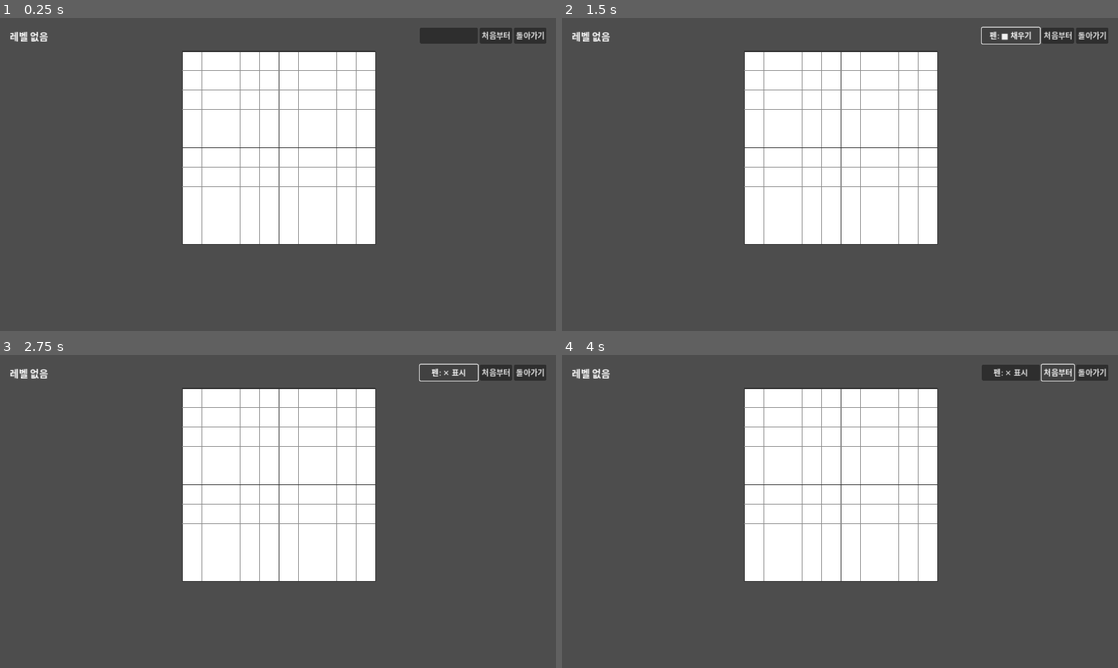
Above: before the commit, frames 1-4 (two rows, left to right).
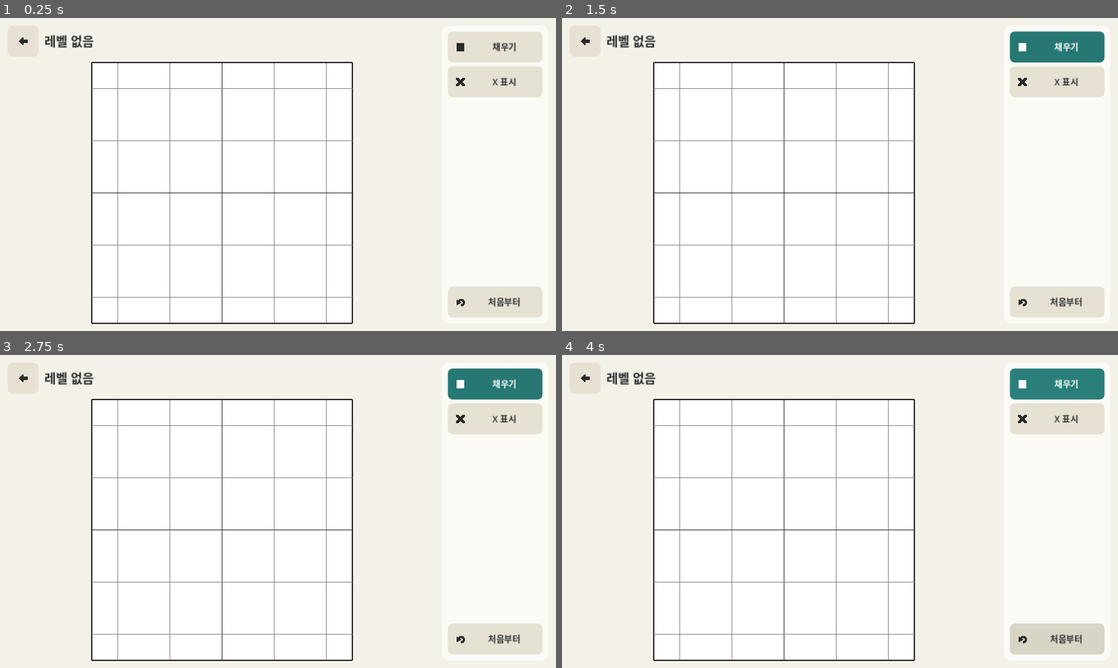
Above: after the commit, the same moments.

Repository: juooy/Nonogram
Game: Godot game, scene res://scenes/Game.tscn
Same seed, same stepped clock (60 frames per second), same inputs: the game is played once before the commit and once after it. This scene is started directly instead of the project's main scene.
Inputs (mouse positions are in pixels of both pictures, inside the frame that each line leads up to; where the layout moved, square brackets give the same spot in the first picture):
- Up to frame 1 (0.25 s): no input
- Up to frame 2 (1.5 s): click (1012, 36) at 0.52 s; click (1012, 36) at 1.25 s, where only the run before the commit has a clickable "펜: ✕ 표시"
- Up to frame 3 (2.75 s): click (450, 373) at 2 s, where only the run before the commit has a clickable "펜: ■ 채우기"
- Up to frame 4 (4 s): click (584, 376) [1090, 373] at 2.75 s; click "처음부터" at 3.5 s

The runs differ from the first frame. In frame 1, 80% of the frame differs, in the area x 0-100%, y 0-100%; in frame 2, 80%; in frame 3, 80%; in frame 4, 80%.

Commit message:
feat(ui): Game 화면 세로 도구 패널 + 펜 세그먼트 + 테마
- 오른쪽 패널: 채우기/X 표시 세그먼트(ButtonGroup, 선택 쪽 ACCENT), 처음부터
- 헤더: 뒤로 아이콘 + 레벨 제목, 보드는 Board 컴포넌트로 화면 맞춤
- 클리어 패널: 종이 톤 패널, ACCENT 제목, 64px 버튼

Co-Authored-By: Claude Opus 5 <noreply@anthropic.com>

Diff:
--- a/scenes/Game.tscn
+++ b/scenes/Game.tscn
@@ -1,8 +1,13 @@
-[gd_scene load_steps=4 format=3]
+[gd_scene load_steps=8 format=3]
 
 [ext_resource type="Script" path="res://scripts/GameScene.gd" id="1"]
-[ext_resource type="Script" path="res://scripts/NGrid.gd" id="2"]
-[ext_resource type="Script" path="res://scripts/HintBar.gd" id="3"]
+[ext_resource type="PackedScene" path="res://scenes/ui/Board.tscn" id="2"]
+[ext_resource type="Texture2D" path="res://assets/icons/back.png" id="3"]
+[ext_resource type="Texture2D" path="res://assets/icons/fill.png" id="4"]
+[ext_resource type="Texture2D" path="res://assets/icons/mark.png" id="5"]
+[ext_resource type="Texture2D" path="res://assets/icons/retry.png" id="6"]
+
+[sub_resource type="ButtonGroup" id="pen_group"]
 
 [node name="Game" type="Control"]
 layout_mode = 3
@@ -16,72 +21,90 @@
 anchors_preset = 15
 anchor_right = 1.0
 anchor_bottom = 1.0
-color = Color(0.3, 0.3, 0.3, 1)
+color = Color(0.956863, 0.945098, 0.909804, 1)
 
 [node name="MarginContainer" type="MarginContainer" parent="."]
 layout_mode = 1
 anchors_preset = 15
 anchor_right = 1.0
 anchor_bottom = 1.0
-theme_override_constants/margin_left = 20
-theme_override_constants/margin_top = 20
-theme_override_constants/margin_right = 20
-theme_override_constants/margin_bottom = 20
+theme_override_constants/margin_left = 16
+theme_override_constants/margin_top = 16
+theme_override_constants/margin_right = 16
+theme_override_constants/margin_bottom = 16
 
-[node name="VBox" type="VBoxContainer" parent="MarginContainer"]
+[node name="HBox" type="HBoxContainer" parent="MarginContainer"]
+layout_mode = 2
+theme_override_constants/separation = 16
+
+[node name="Main" type="VBoxContainer" parent="MarginContainer/HBox"]
+layout_mode = 2
+size_flags_horizontal = 3
+theme_override_constants/separation = 8
+
+[node name="Header" type="HBoxContainer" parent="MarginContainer/HBox/Main"]
 layout_mode = 2
 theme_override_constants/separation = 12
 
-[node name="TopBar" type="HBoxContainer" parent="MarginContainer/VBox"]
+[node name="BackBtn" type="Button" parent="MarginContainer/HBox/Main/Header"]
+unique_name_in_owner = true
+custom_minimum_size = Vector2(64, 64)
 layout_mode = 2
+icon = ExtResource("3")
+icon_alignment = 1
 
-[node name="TitleLabel" type="Label" parent="MarginContainer/VBox/TopBar"]
+[node name="TitleLabel" type="Label" parent="MarginContainer/HBox/Main/Header"]
+unique_name_in_owner = true
 layout_mode = 2
-theme_override_font_sizes/font_size = 20
+theme_override_font_sizes/font_size = 26
 
-[node name="Spacer" type="Control" parent="MarginContainer/VBox/TopBar"]
-layout_mode = 2
-size_flags_horizontal = 3
-
-[node name="PenBtn" type="Button" parent="MarginContainer/VBox/TopBar"]
-layout_mode = 2
-custom_minimum_size = Vector2(120, 0)
-
-[node name="RetryBtn" type="Button" parent="MarginContainer/VBox/TopBar"]
-layout_mode = 2
-text = "처음부터"
-
-[node name="BackBtn" type="Button" parent="MarginContainer/VBox/TopBar"]
-layout_mode = 2
-text = "돌아가기"
-
-[node name="GridArea" type="ScrollContainer" parent="MarginContainer/VBox"]
+[node name="BoardArea" type="CenterContainer" parent="MarginContainer/HBox/Main"]
+unique_name_in_owner = true
 layout_mode = 2
 size_flags_vertical = 3
 
-[node name="Board" type="GridContainer" parent="MarginContainer/VBox/GridArea"]
-layout_mode = 2
-size_flags_horizontal = 6
-theme_override_constants/h_separation = 4
-theme_override_constants/v_separation = 4
-columns = 2
-
-[node name="Corner" type="Control" parent="MarginContainer/VBox/GridArea/Board"]
+[node name="Board" parent="MarginContainer/HBox/Main/BoardArea" instance=ExtResource("2")]
+unique_name_in_owner = true
 layout_mode = 2
 
-[node name="ColHints" type="Control" parent="MarginContainer/VBox/GridArea/Board"]
+[node name="SidePanel" type="PanelContainer" parent="MarginContainer/HBox"]
+custom_minimum_size = Vector2(220, 0)
 layout_mode = 2
-script = ExtResource("3")
-axis = 1
 
-[node name="RowHints" type="Control" parent="MarginContainer/VBox/GridArea/Board"]
+[node name="Tools" type="VBoxContainer" parent="MarginContainer/HBox/SidePanel"]
+unique_name_in_owner = true
 layout_mode = 2
-script = ExtResource("3")
+theme_override_constants/separation = 8
 
-[node name="NGrid" type="Control" parent="MarginContainer/VBox/GridArea/Board"]
+[node name="FillBtn" type="Button" parent="MarginContainer/HBox/SidePanel/Tools"]
+unique_name_in_owner = true
+custom_minimum_size = Vector2(64, 64)
 layout_mode = 2
-script = ExtResource("2")
-mode = 0
+theme_type_variation = &"SegmentButton"
+toggle_mode = true
+button_group = SubResource("pen_group")
+text = "채우기"
+icon = ExtResource("4")
+
+[node name="MarkBtn" type="Button" parent="MarginContainer/HBox/SidePanel/Tools"]
+unique_name_in_owner = true
+custom_minimum_size = Vector2(64, 64)
+layout_mode = 2
+theme_type_variation = &"SegmentButton"
+toggle_mode = true
+button_group = SubResource("pen_group")
+text = "X 표시"
+icon = ExtResource("5")
+
+[node name="Spacer" type="Control" parent="MarginContainer/HBox/SidePanel/Tools"]
+layout_mode = 2
+size_flags_vertical = 3
+
+[node name="RetryBtn" type="Button" parent="MarginContainer/HBox/SidePanel/Tools"]
+custom_minimum_size = Vector2(64, 64)
+layout_mode = 2
+text = "처음부터"
+icon = ExtResource("6")
 
 [node name="ClearPanel" type="ColorRect" parent="."]
 visible = false
@@ -89,7 +112,7 @@
 anchors_preset = 15
 anchor_right = 1.0
 anchor_bottom = 1.0
-color = Color(0, 0, 0, 0.55)
+color = Color(0, 0, 0, 0.45)
 
 [node name="Center" type="CenterContainer" parent="ClearPanel"]
 layout_mode = 1
@@ -98,28 +121,34 @@
 anchor_bottom = 1.0
 
 [node name="Panel" type="PanelContainer" parent="ClearPanel/Center"]
+custom_minimum_size = Vector2(320, 0)
 layout_mode = 2
-custom_minimum_size = Vector2(280, 0)
 
 [node name="VBox" type="VBoxContainer" parent="ClearPanel/Center/Panel"]
 layout_mode = 2
 theme_override_constants/separation = 12
 
 [node name="ClearLabel" type="Label" parent="ClearPanel/Center/Panel/VBox"]
+unique_name_in_owner = true
 layout_mode = 2
-theme_override_font_sizes/font_size = 24
+theme_override_colors/font_color = Color(0.164706, 0.498039, 0.478431, 1)
+theme_override_font_sizes/font_size = 30
 horizontal_alignment = 1
 
 [node name="RetryBtn" type="Button" parent="ClearPanel/Center/Panel/VBox"]
+custom_minimum_size = Vector2(64, 64)
 layout_mode = 2
 text = "다시 하기"
+icon = ExtResource("6")
 
 [node name="BackBtn" type="Button" parent="ClearPanel/Center/Panel/VBox"]
+custom_minimum_size = Vector2(64, 64)
 layout_mode = 2
+theme_type_variation = &"AccentButton"
 text = "돌아가기"
+icon = ExtResource("3")
 
-[connection signal="pressed" from="MarginContainer/VBox/TopBar/PenBtn" to="." method="_on_pen_pressed"]
-[connection signal="pressed" from="MarginContainer/VBox/TopBar/RetryBtn" to="." method="_on_retry_pressed"]
-[connection signal="pressed" from="MarginContainer/VBox/TopBar/BackBtn" to="." method="_on_back_pressed"]
+[connection signal="pressed" from="MarginContainer/HBox/Main/Header/BackBtn" to="." method="_on_back_pressed"]
+[connection signal="pressed" from="MarginContainer/HBox/SidePanel/Tools/RetryBtn" to="." method="_on_retry_pressed"]
 [connection signal="pressed" from="ClearPanel/Center/Panel/VBox/RetryBtn" to="." method="_on_retry_pressed"]
 [connection signal="pressed" from="ClearPanel/Center/Panel/VBox/BackBtn" to="." method="_on_back_pressed"]
--- a/scripts/GameScene.gd
+++ b/scripts/GameScene.gd
@@ -3,43 +3,41 @@
 
 signal back_requested
 
-@onready var grid: NGrid = $MarginContainer/VBox/GridArea/Board/NGrid
-@onready var row_hints: HintBar = $MarginContainer/VBox/GridArea/Board/RowHints
-@onready var col_hints: HintBar = $MarginContainer/VBox/GridArea/Board/ColHints
-@onready var title_label: Label = $MarginContainer/VBox/TopBar/TitleLabel
-@onready var pen_btn: Button = $MarginContainer/VBox/TopBar/PenBtn
+@onready var board: Board = %Board
+@onready var grid: NGrid = board.grid
+@onready var board_area: Control = %BoardArea
+@onready var title_label: Label = %TitleLabel
+@onready var fill_btn: Button = %FillBtn
+@onready var mark_btn: Button = %MarkBtn
 @onready var clear_panel: Control = $ClearPanel
-@onready var clear_label: Label = $ClearPanel/Center/Panel/VBox/ClearLabel
+@onready var clear_label: Label = %ClearLabel
 
 var level: LevelData
 
 func _ready() -> void:
+	theme = AppTheme.get_theme()
 	grid.completed.connect(_on_completed)
+	fill_btn.toggled.connect(func(on: bool): if on: grid.pen = 1)
+	mark_btn.toggled.connect(func(on: bool): if on: grid.pen = 2)
+	board_area.resized.connect(_fit_board)
+	clear_panel.visible = false
 	if level == null:
 		title_label.text = "레벨 없음"
 		return
 	title_label.text = level.title
 	grid.mode = NGrid.Mode.PLAY
-	grid.cell_px = NGrid.cell_px_for(level.grid_size)
 	grid.load_level(level)
-	row_hints.cell_px = grid.cell_px
-	col_hints.cell_px = grid.cell_px
-	row_hints.set_hints(level.row_hints)
-	col_hints.set_hints(level.col_hints)
-	_update_pen_label()
-	clear_panel.visible = false
+	board.set_hints(level.row_hints, level.col_hints)
+	fill_btn.button_pressed = true
+	_fit_board()
+
+func _fit_board() -> void:
+	board.fit_to(board_area.size)
 
 func _on_completed() -> void:
 	grid.interactive = false
 	clear_label.text = "클리어!\n%s" % level.title
 	clear_panel.visible = true
-
-func _on_pen_pressed() -> void:
-	grid.pen = 2 if grid.pen == 1 else 1
-	_update_pen_label()
-
-func _update_pen_label() -> void:
-	pen_btn.text = "펜: ■ 채우기" if grid.pen == 1 else "펜: ✕ 표시"
 
 func _on_retry_pressed() -> void:
 	grid.reset_state()
--- a/tests/test_game.gd
+++ b/tests/test_game.gd
@@ -1,6 +1,5 @@
 extends "res://tests/test_case.gd"
 
-const BOARD := "MarginContainer/VBox/GridArea/Board/"
 const CELL := 40.0
 
 func _level(rows: Array, title := "테스트") -> LevelData:
@@ -20,7 +19,7 @@
 	return add_node(g)
 
 func _grid(g: Node) -> NGrid:
-	return g.get_node(BOARD + "NGrid")
+	return g.grid
 
 func _click(grid: NGrid, c: int, r: int, button := MOUSE_BUTTON_LEFT) -> void:
 	var e := InputEventMouseButton.new()
@@ -41,11 +40,11 @@
 	var grid := _grid(g)
 	assert_eq(grid.mode, NGrid.Mode.PLAY, "mode")
 	assert_eq(grid.grid_size, Vector2i(2, 3), "size")
-	var rows: HintBar = g.get_node(BOARD + "RowHints")
-	var cols: HintBar = g.get_node(BOARD + "ColHints")
+	var rows: HintBar = g.board.row_hints
+	var cols: HintBar = g.board.col_hints
 	assert_eq(rows.hints, [[1], [2], [1]], "row hints")
 	assert_eq(cols.hints, [[2], [2]], "col hints")
-	assert_true(g.get_node("MarginContainer/VBox/TopBar/TitleLabel").text.contains("계단"), "title")
+	assert_true(g.title_label.text.contains("계단"), "title")
 	assert_true(not _clear_panel(g).visible, "panel hidden")
 
 func test_solving_shows_clear_panel_and_locks_grid() -> void:
@@ -75,15 +74,28 @@
 	_click(grid, 1, 1)
 	assert_true(_clear_panel(g).visible)
 
-func test_pen_toggle_switches_primary_to_x() -> void:
+func test_pen_segment() -> void:
 	var g := _game(_level(["#.", ".#"]))
 	var grid := _grid(g)
-	g._on_pen_pressed()
+	assert_true(g.fill_btn.button_pressed, "fill default")
+	g.mark_btn.button_pressed = true
+	assert_true(not g.fill_btn.button_pressed, "exclusive")
+	assert_eq(grid.pen, 2, "pen x")
 	_click(grid, 0, 0)
 	assert_eq(grid.state[0][0], 2, "x mark")
-	g._on_pen_pressed()
+	g.fill_btn.button_pressed = true
 	_click(grid, 1, 0)
 	assert_eq(grid.state[0][1], 1, "fill again")
+
+func test_touch_targets_min_64() -> void:
+	var g := _game(_level(["#"]))
+	for b in g.find_children("*", "BaseButton", true, false):
+		var s: Vector2 = b.get_combined_minimum_size()
+		assert_true(s.x >= AppTheme.BUTTON_MIN and s.y >= AppTheme.BUTTON_MIN, "%s %s" % [b.name, s])
+
+func test_theme_applied() -> void:
+	var g := _game(_level(["#"]))
+	assert_true(g.theme == AppTheme.get_theme())
 
 func test_retry_resets_board() -> void:
 	var g := _game(_level(["#.", ".#"]))
--- a/tests/test_scenes.gd
+++ b/tests/test_scenes.gd
@@ -103,7 +103,7 @@
 	ed._on_play_pressed()
 	var game: Node = ed.get_node_or_null("Game")
 	assert_true(game != null, "game opened")
-	assert_eq(game.get_node(BOARD + "NGrid").grid_size, grid.grid_size, "same level")
+	assert_eq(game.grid.grid_size, grid.grid_size, "same level")
 	game._on_back_pressed()
 	assert_true(game.is_queued_for_deletion(), "game closed")
 	assert_true(ed.get_node("MarginContainer").visible, "editor visible")
